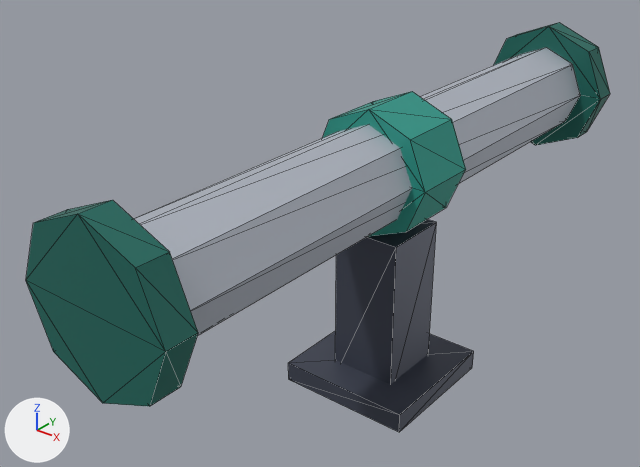
A saved change to the glTF model assets/managed-models/factory-floor/pipe-straight/pipe-straight.glb.
Both versions are drawn from a 50 mm lens placed at (0.628, -0.935, 0.779), pointed at (-0.076, -0.054, 0.234). Lighting does not change. The marker at lower left points along +X, +Y and +Z. The first picture is the older version. Mesh edges are drawn as thin lines. Vertices at exactly the same position are counted once.

Objects in the first picture: 'pipe-straight'.
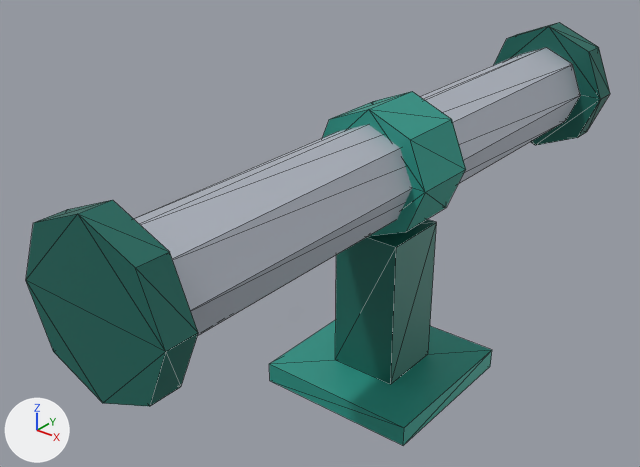
Location of each change, [x1, y1, x2, y2] in pixels of the pictures (640 x 467 px; the box of a moved part takes in the faces that stretch with it):
'pipe-straight', reshaped, surface changed
    before: [26, 22, 610, 432]
    after: [26, 22, 610, 445]
part 1 of me_pipe_straight, moved or reshaped
    before: [288, 331, 474, 432]
    after: [269, 320, 492, 445]
part 2 of me_pipe_straight, moved or reshaped
    both: [335, 223, 436, 384]
part 3 of me_pipe_straight, surface changed
    before: [288, 219, 474, 432]
    after: [269, 219, 492, 445]

The change in detail:
me_pipe_straight is used by ob_pipe_straight; location (0.0, 0.0, 0.0).
Before the commit, vertices of me_pipe_straight: 64 (-0.05, -0.05, 0.0), 65 (0.05, -0.05, 0.0), 66 (0.05, 0.05, 0.0), 67 (-0.05, 0.05, 0.0).
me_pipe_straight had 80 vertices, 136 faces and spanned x -0.105..0.105, y -0.5..0.5, z 0.0..0.445.
me_pipe_straight now has 80 vertices, 136 faces and spans x -0.12..0.12, y -0.5..0.5, z 0.0..0.445.
me_pipe_straight part 1: the loose piece of 8 vertices spanning x -0.1..0.1, y -0.1..0.1, z 0.0..0.03 is scaled about its middle by (1.2, 1.2, 1).
Part 2, on me_pipe_straight:
Vertices 64 to 67 of me_pipe_straight move by (0.0, 0.0, 0.03).
me_pipe_straight part 3: texture (UV) coordinates of 24 of 136 faces, centred in x -0.1..0.1, y -0.1..0.1, z 0.0..0.25, changed; they spanned u 0.31..0.31, v 0.83..0.83 and now span u 0.31..0.44, v 0.5..0.5.
